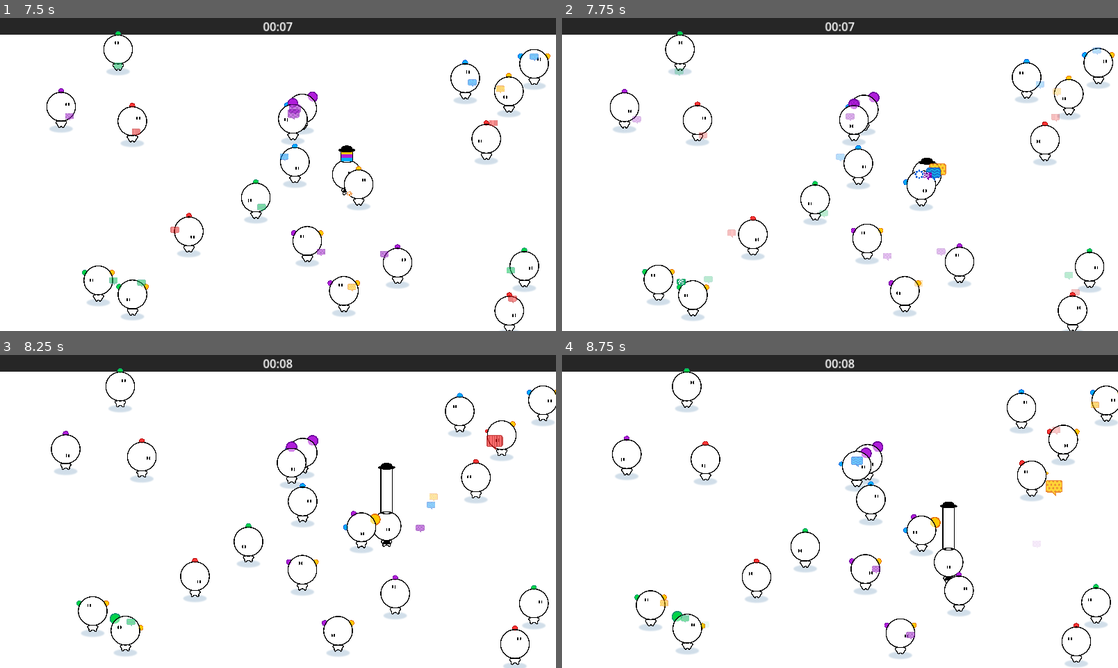
Above: before the commit, frames 1-4 (two rows, left to right).
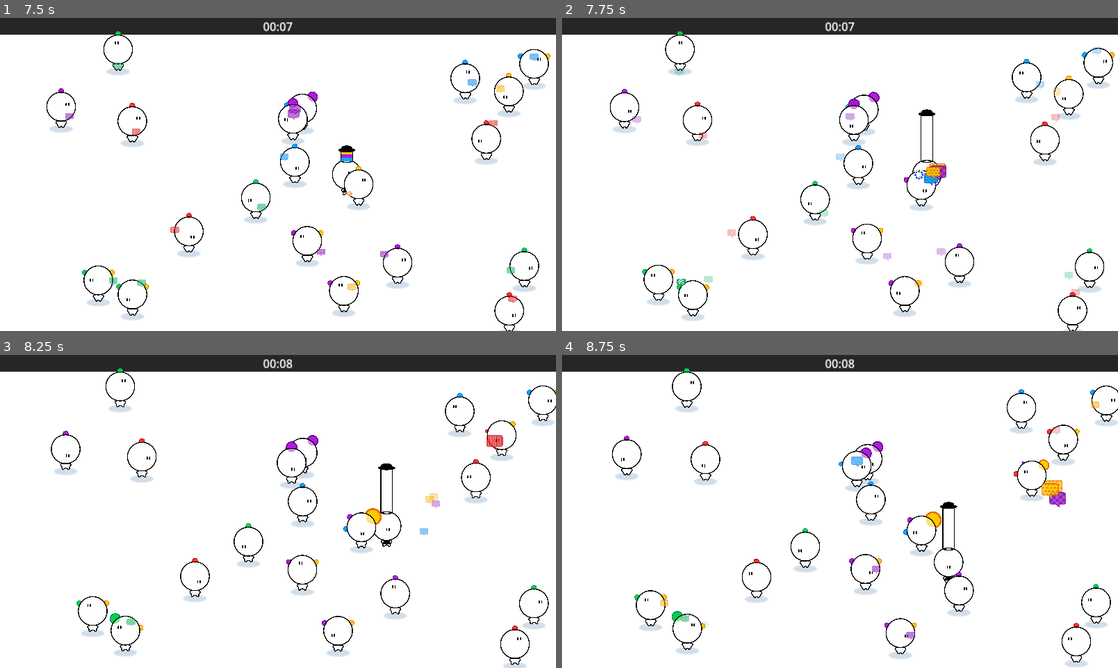
Above: after the commit, the same moments.

Repository: haihala/mankind-knew
Game: Godot game, scene res://world.tscn
The game is run twice, just before and just after one commit, with the same random seed, the same clock (stepped at 60 frames per second) and the same inputs.
Inputs:
- Up to frame 1 (7.5 s): hold D (move_right) 0.53-1.28 s; hold S (move_down) 1.28-2.03 s; hold D (move_right) 2.03-2.78 s; hold W (move_up) 2.78-3.53 s; hold A (move_left) 3.53-5.03 s; hold S (move_down) 5.03-5.78 s; hold D (move_right) 5.78-6.53 s; hold W (move_up) 6.53-7.28 s; hold D (move_right) from 7.28 s (still down)
- Up to frame 2 (7.75 s): keep holding D (move_right)
- Up to frame 3 (8.25 s): release D (move_right) at 8.03 s; hold S (move_down) from 8.03 s (still down)
- Up to frame 4 (8.75 s): keep holding S (move_down)

Frame 1 is identical in both runs. In frame 2, 0.3% of the frame differs, in the area x 61-70%, y 29-56%; in frame 3, 0.3%; in frame 4, 0.5%, in the area x 51-91%, y 33-96%.

Commit message:
Fix bug where player shot out fewer ideas than they ingested

Diff:
--- a/godot-project/player.gd
+++ b/godot-project/player.gd
@@ -19,6 +19,7 @@
 
 var hat_offset: Vector2
 var hat_height = 1
+var shot_cost = Projectile.size / hat_capacity
 var releasing = false
 
 func _ready() -> void:
@@ -72,6 +73,7 @@
 		releasing = false
 	else:
 		shoot()
+		shoot()
 
 func shoot() -> void:
 	var projectile = projectile_scene.instantiate()
@@ -85,12 +87,12 @@
 		if rand_belief < amount:
 			projectile.belief = belief
 
-			if amount <= Projectile.size:
+			if amount <= shot_cost:
 				total_belief -= beliefs[belief]
 				beliefs.erase(belief)
 			else:
-				beliefs[belief] -= Projectile.size
-				total_belief -= Projectile.size
+				total_belief -= shot_cost
+				beliefs[belief] -= shot_cost
 			hat_height = total_belief
 			break
 		rand_belief -= amount
